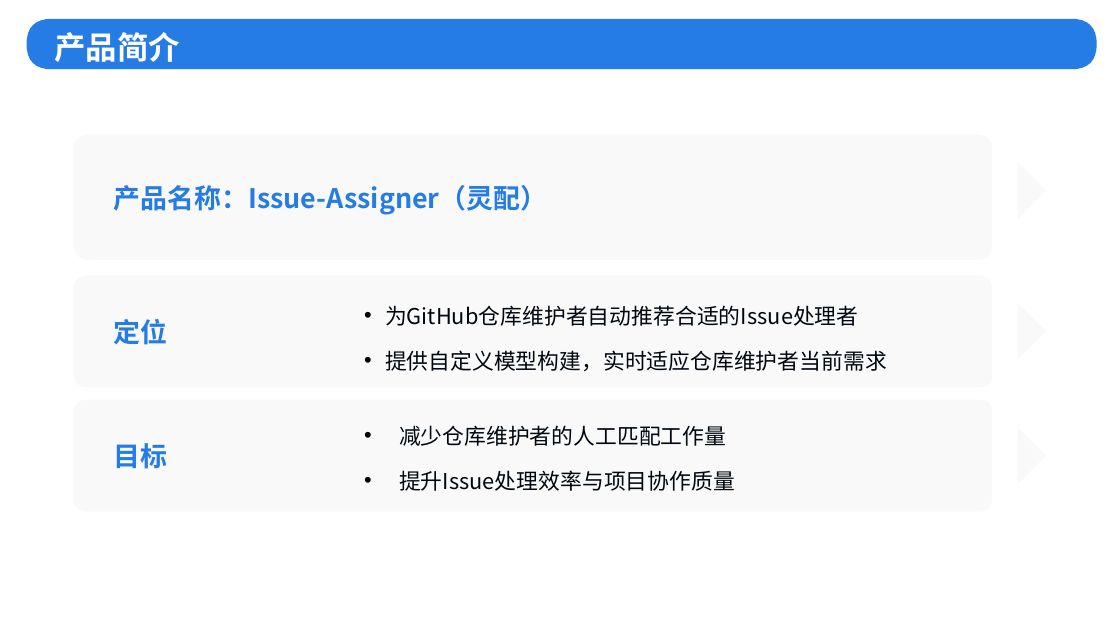
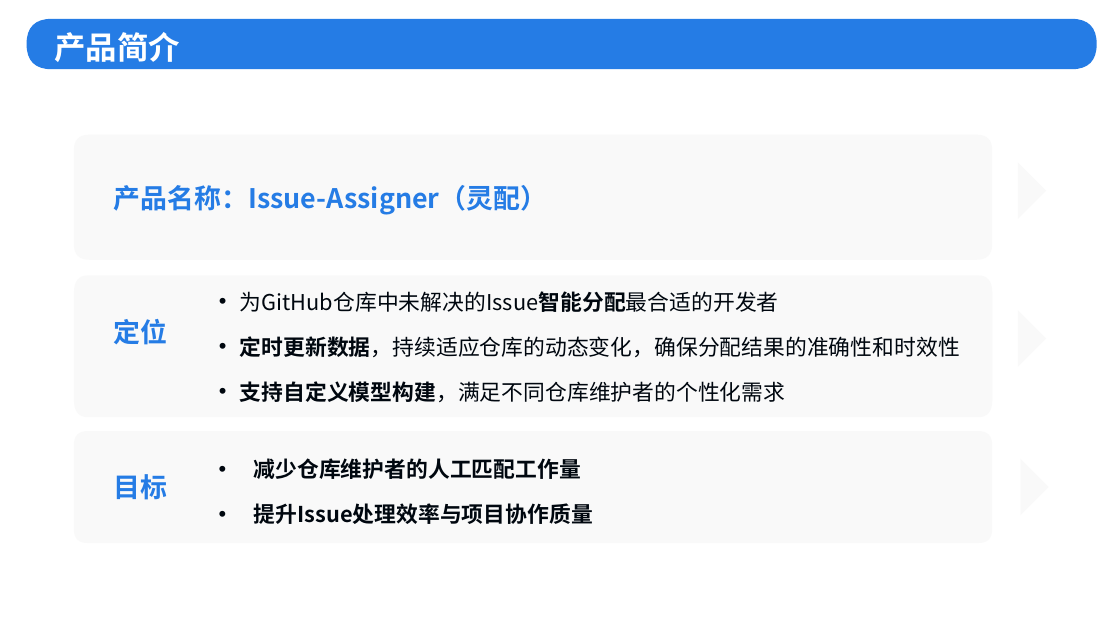
Before and after one commit to zhingoll/Issue-Assigner-BaaS, a slide deck: slide 6 of 初赛/OpenRank杯初赛-灵配.pptx. Drawn at 1120x630 pixels with LibreOffice and Linux fonts; fonts in the diff are those of the drawing; background and template pictures are left out. Boxes give left, top, right and bottom in pixels: in the first picture for what was removed or moved away, otherwise in the second. Text is boxed around its words. In the diff, an @@ line names an element or a change of style, - is before the commit and + after.

```diff
--- a/初赛/OpenRank杯初赛-灵配.pptx
+++ b/初赛/OpenRank杯初赛-灵配.pptx
@@ freeform shape: place and size @@
-freeform shape at (74,276,992,388)
+freeform shape at (74,276,992,418)
@@ text at (240,291,960,402): text changed @@
-• 为GitHub仓库维护者自动推荐合适的Issue处理者
-• 提供自定义模型构建，实时适应仓库维护者当前需求
+• 为GitHub仓库中未解决的Issue智能分配最合适的开发者
+• 定时更新数据，持续适应仓库的动态变化，确保分配结果的准确性和时效性
+• 支持自定义模型构建，满足不同仓库维护者的个性化需求
@@ freeform shape: place and size @@
-freeform shape at (74,400,992,512)
+freeform shape at (74,431,992,543)
@@ text "减少仓库维护者的人工匹配工作量": place and size @@
-text "减少仓库维护者的人工匹配工作量" at (399,425,735,491)
+text "减少仓库维护者的人工匹配工作量" at (254,458,593,524)
@@ text "减少仓库维护者的人工匹配工作量" at (254,458,593,524): bold on @@
@@ text "目标": place and size @@
-text "目标" at (114,443,168,469)
+text "目标" at (114,474,168,500)
```
Also in this commit, not shown: 2 other slides changed, 1 slide added.
